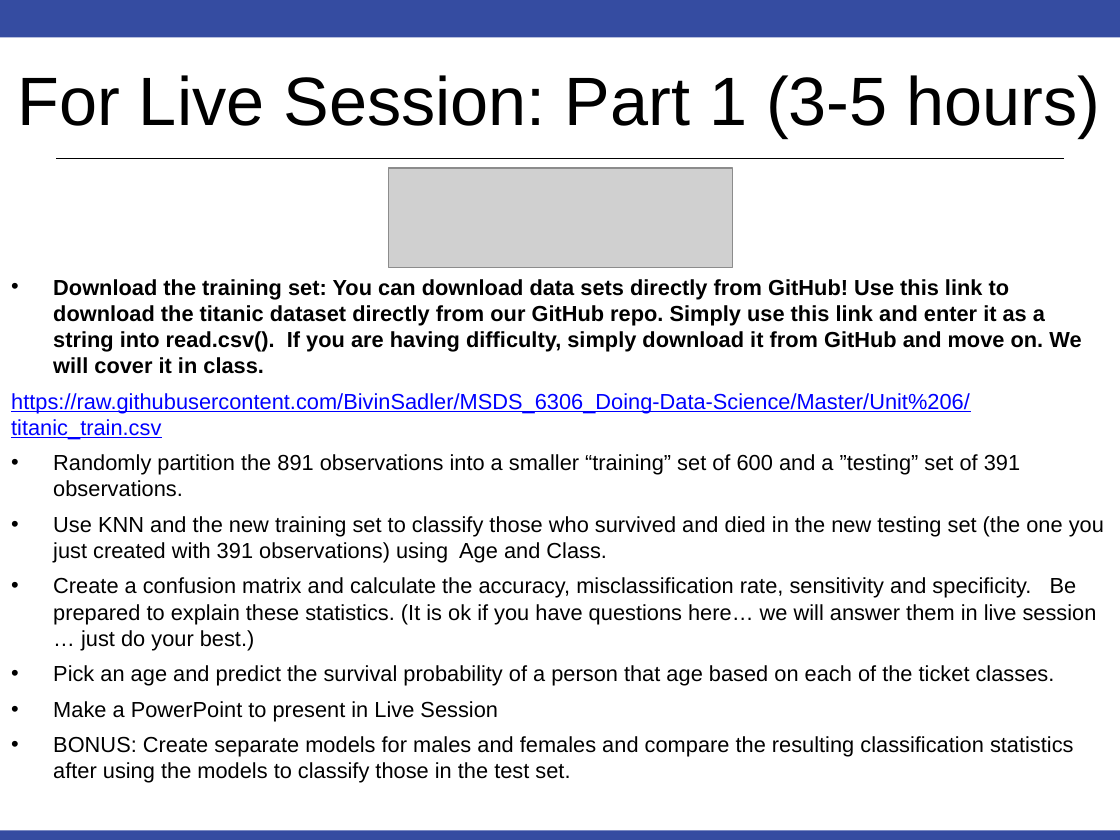
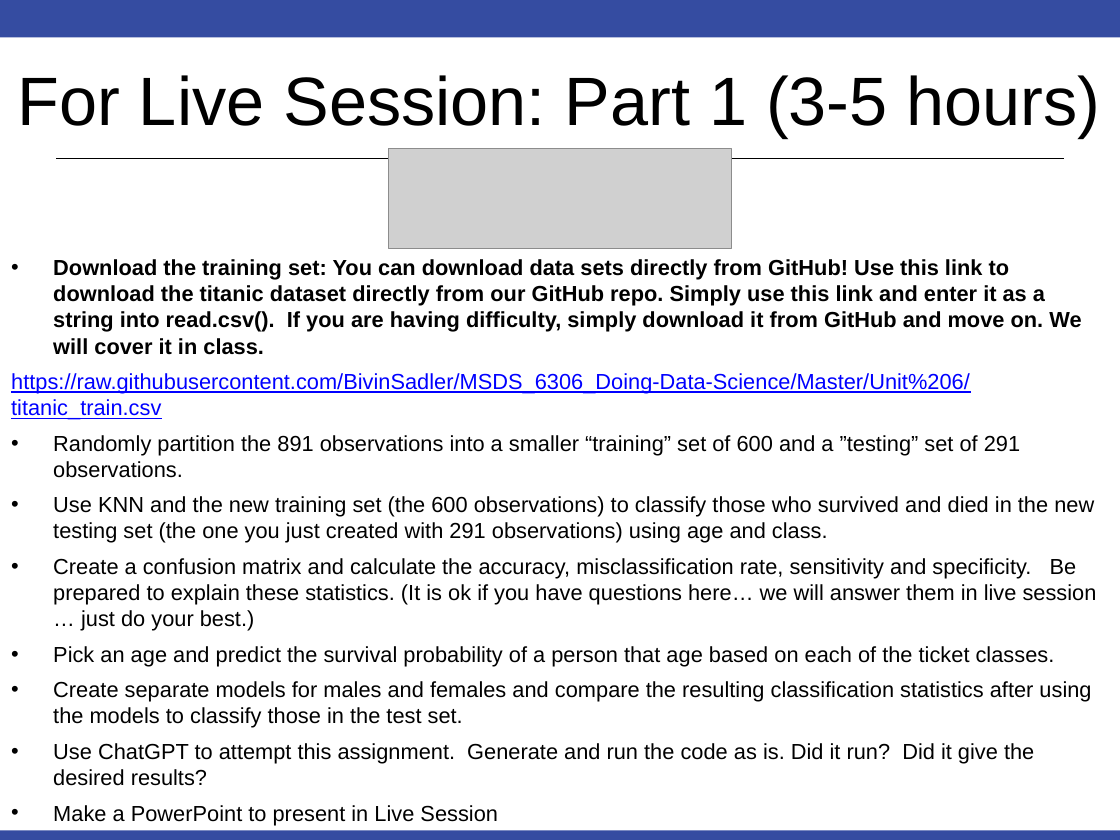
Before and after one commit to BivinSadler/MSDS_6306_Doing-Data-Science, a slide deck: slide 2 of Unit 6/Unit 6 For Live Session Ver 2.pptx. Drawn at 1120x840 pixels with LibreOffice and Linux fonts; fonts in the diff are those of the drawing; grey boxes stand for pictures. Boxes give left, top, right and bottom in pixels: in the first picture for what was removed or moved away, otherwise in the second. Text is boxed around its words. In the diff, an @@ line names an element or a change of style, - is before the commit and + after.

```diff
--- a/Unit 6/Unit 6 For Live Session Ver 2.pptx
+++ b/Unit 6/Unit 6 For Live Session Ver 2.pptx
@@ picture moved from (x1=389, y1=168, x2=732, y2=268) to (x1=389, y1=149, x2=732, y2=249) @@
@@ text "Download the training set: You ..." moved from (x1=11, y1=279, x2=1104, y2=783) to (x1=11, y1=259, x2=1097, y2=825) @@
@@ text at (x1=53, y1=435, x2=1094, y2=543): text changed @@
-• Randomly partition the 891 observations into a smaller “training” set of 600 and a ”testing” set of 391 observations.
-• Use KNN and the new training set to classify those who survived and died in the new testing set (the one you just created with 391 observations) using Age and Class.
+• Randomly partition the 891 observations into a smaller “training” set of 600 and a ”testing” set of 291 observations.
+• Use KNN and the new training set (the 600 observations) to classify those who survived and died in the new testing set (the one you just created with 291 observations) using age and class.
@@ text at (x1=53, y1=681, x2=1091, y2=786): paragraphs added @@
+• Create separate models for males and females and compare the resulting classification statistics after using the models to classify those in the test set.
+• Use ChatGPT to attempt this assignment. Generate and run the code as is. Did it run? Did it give the desired results?
@@ text at (x1=53, y1=736, x2=1074, y2=783): paragraph removed @@
-• BONUS: Create separate models for males and females and compare the resulting classification statistics after using the models to classify those in the test set.
```
